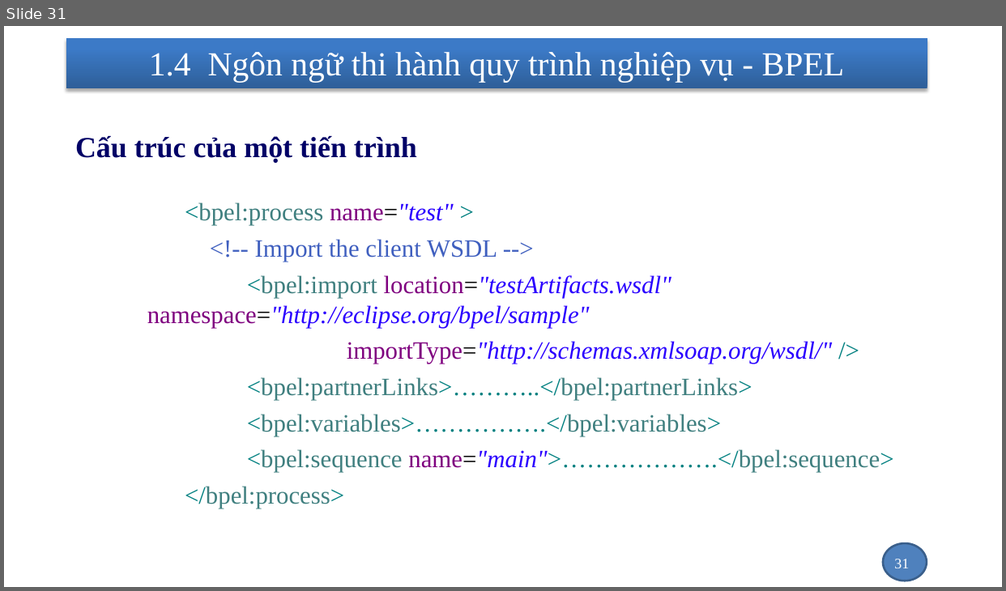
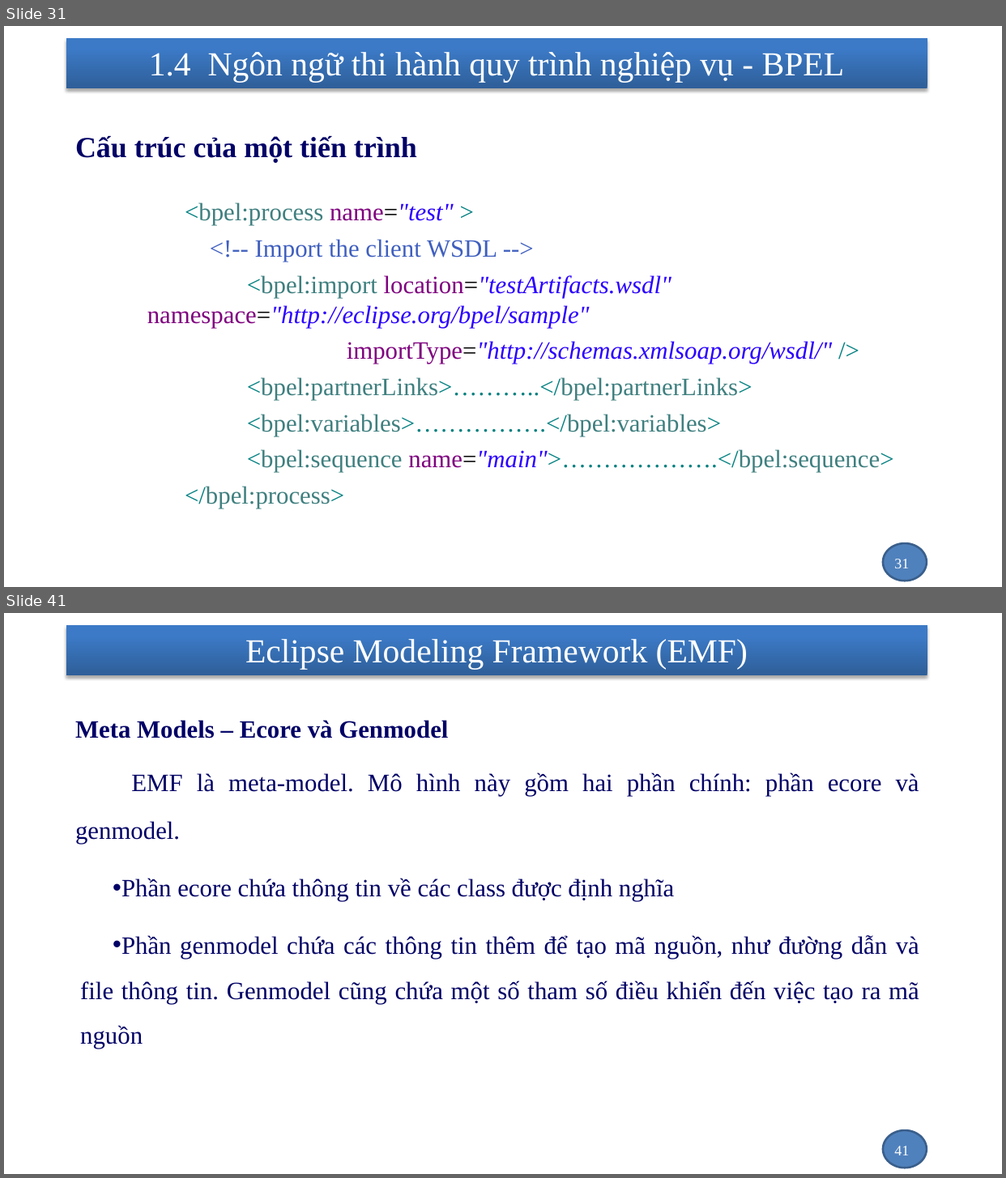
Before and after one commit to nhanhnt/LUANVAN, a slide deck: WORD/luanvan_nhanhnt_ver1.pptx. Shown one above the other, each under a label of ours: slide 31 before the commit, slides 31 and 41 after it; the slides between them are not shown. The pictures are 1006x591 and 1006x1178 pixels, drawn with LibreOffice and Linux fonts; fonts in the diff are those of the drawing; background and template pictures are left out. Boxes give left, top, right and bottom in pixels: in the first picture for what was removed or moved away, otherwise in the second. Text is boxed around its words. In the diff, an @@ line names an element or a change of style, - is before the commit and + after.

```diff
--- a/WORD/luanvan_nhanhnt_ver1.pptx
+++ b/WORD/luanvan_nhanhnt_ver1.pptx
@@ slide 41 added at [4,613,1002,1174], background picture (left out); not listed: 2 template elements that a slide beside it also shows @@
@@ title added at [245,639,748,670], 32.4 pt, text #FFFFFF @@
+Eclipse Modeling Framework (EMF)
@@ text added at [75,720,919,1049], 24 pt, text #000066 @@
+    Meta Models – Ecore và Genmodel
+    EMF là meta-model. Mô hình này gồm hai phần chính: phần ecore và genmodel.
+    • Phần ecore chứa thông tin về các class được định nghĩa
+    • Phần genmodel chứa các thông tin thêm để tạo mã nguồn, như đường dẫn và file thông tin. Genmodel cũng chứa một số tham số điều khiển đến việc tạo ra mã nguồn
@@ page number added at [894,1146,909,1156], 14 pt, text #FFFFFF @@
+41
```
Also in this commit, not shown: 1 slide changed, 11 other slides added, 1 slide removed, 1 other file.
